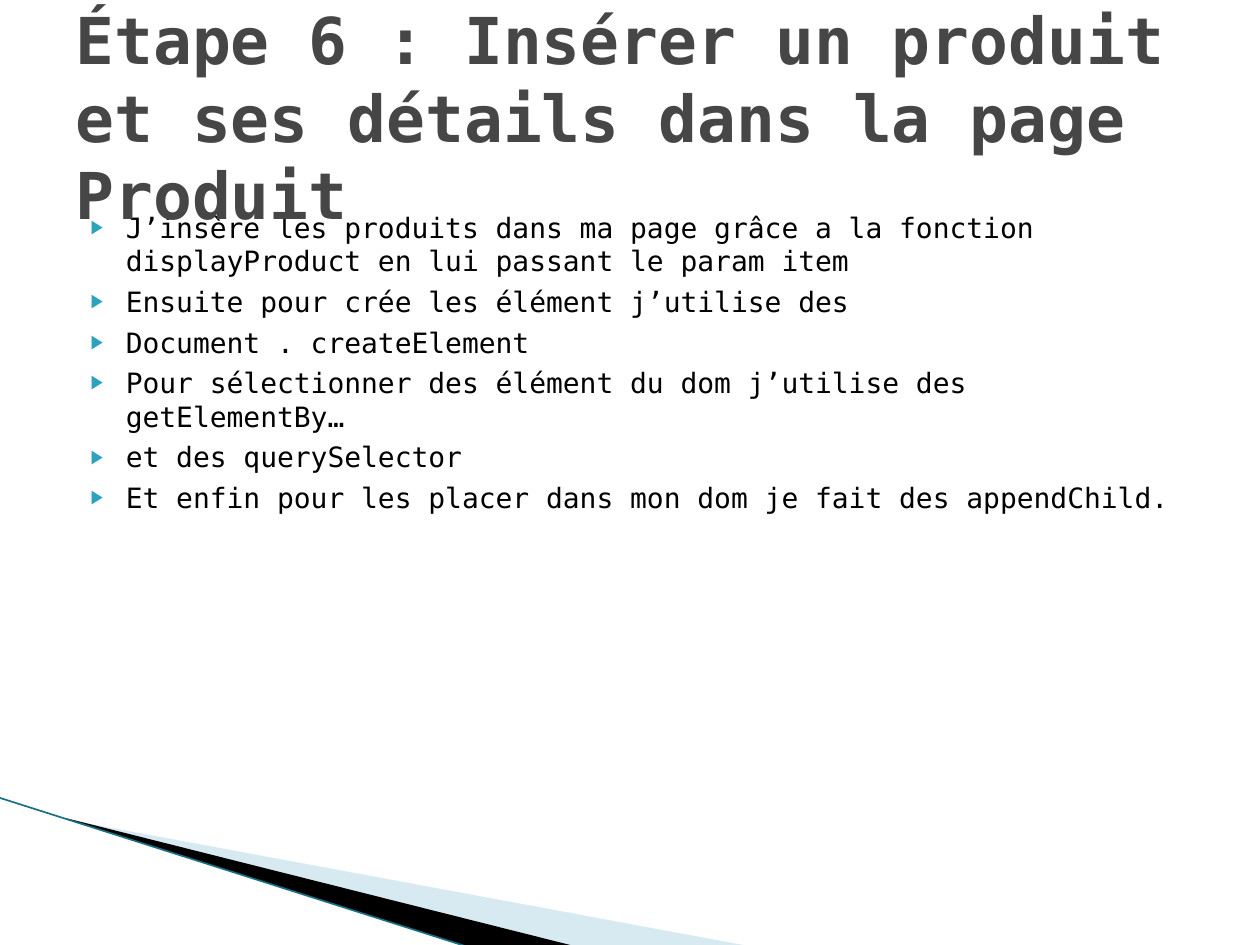
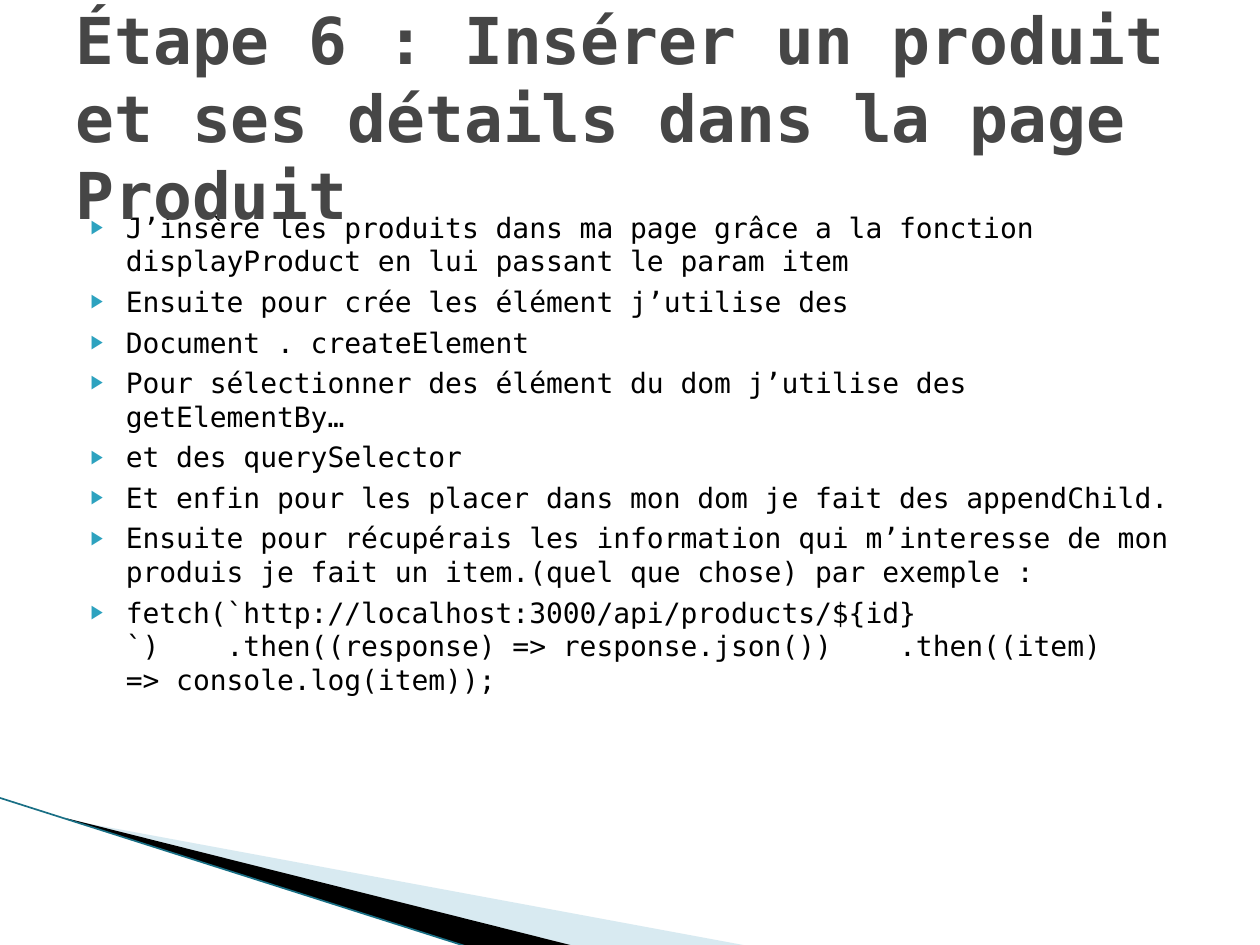
Before and after one commit to gwenaelgressier/GwenaelGressier_05_04042022, a slide deck: slide 8 of Nouveau Présentation Microsoft Office PowerPoint.pptx. Drawn at 1260x945 pixels with LibreOffice and Linux fonts; fonts in the diff are those of the drawing; background and template pictures are left out. Boxes give left, top, right and bottom in pixels: in the first picture for what was removed or moved away, otherwise in the second. Text is boxed around its words. In the diff, an @@ line names an element or a change of style, - is before the commit and + after.

```diff
--- a/Nouveau Présentation Microsoft Office PowerPoint.pptx
+++ b/Nouveau Présentation Microsoft Office PowerPoint.pptx
@@ text at (126, 526, 1168, 696): paragraphs added @@
+▶ Ensuite pour récupérais les information qui m’interesse de mon produis je fait un item.(quel que chose) par exemple :
+▶ fetch(`http://localhost:3000/api/products/${id}`) .then((response) => response.json()) .then((item) => console.log(item));
```
Also in this commit, not shown: 11 other slides changed, 3 other files.
